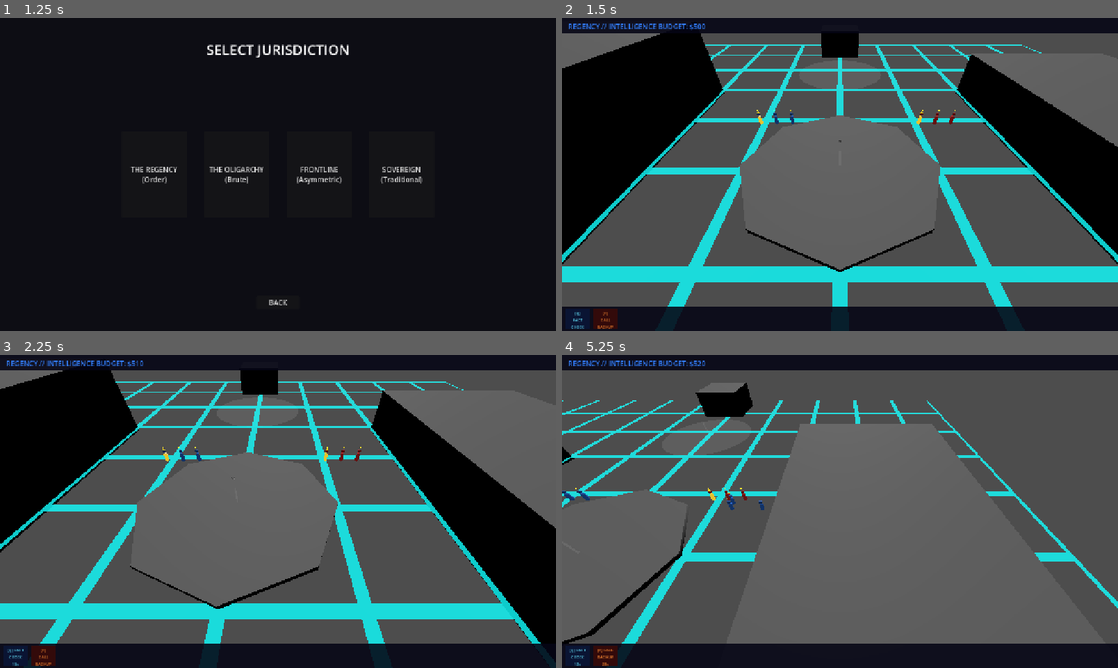
Above: before the commit, frames 1-4 (two rows, left to right).
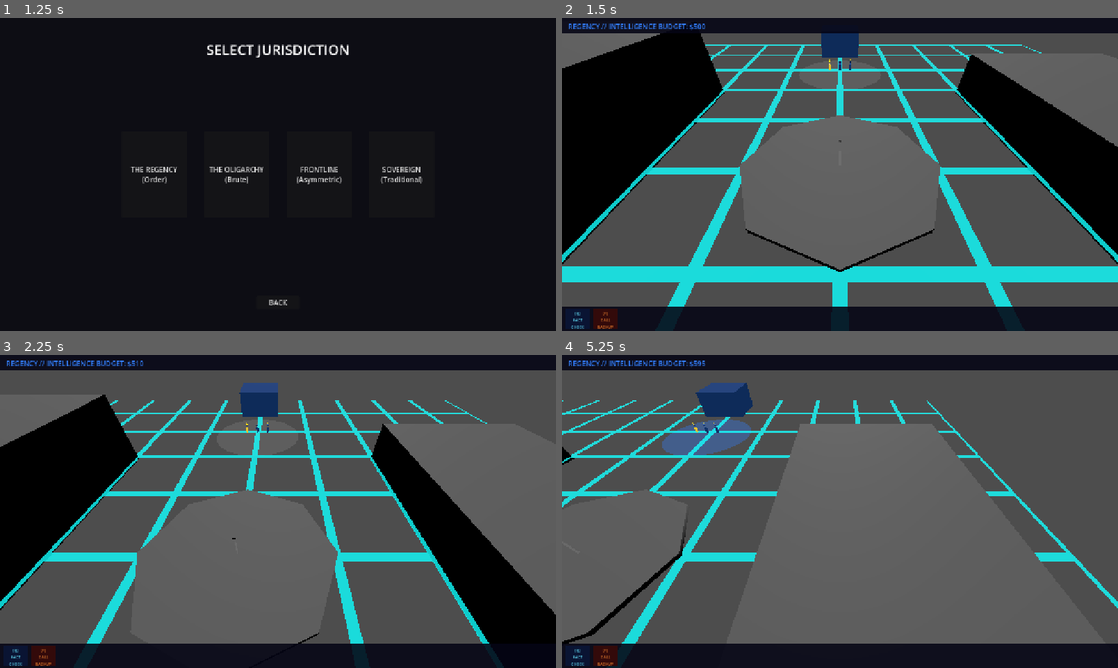
Above: after the commit, the same moments.

Repository: grantl12/rts
Game: Godot game, scene res://scenes/ui/main_menu.tscn
Same seed, same stepped clock (60 frames per second), same inputs: the game is played once before the commit and once after it.
Inputs (mouse positions are in pixels of both pictures, inside the frame that each line leads up to):
- Up to frame 1 (1.25 s): click "INITIATE NEW AUDIT" at 0.5 s
- Up to frame 2 (1.5 s): click "THE REGENCY (Order)" at 1.25 s
- Up to frame 3 (2.25 s): tap Enter at 2 s; move the mouse to (400, 495) at 2.02 s; hold Right (ui_right) from 2.03 s (still down); tap Q at 2.1 s; click (400, 495) at 2.17 s
- Up to frame 4 (5.25 s): move the mouse to (728, 527) at 2.77 s; release Right (ui_right) at 2.78 s; hold Down (ui_down) 2.78-3.53 s; tap E at 2.85, 4.35 s; click (728, 527) at 2.92 s; move the mouse to (895, 442) at 3.52 s; hold Right (ui_right) 3.53-4.28 s; tap Q at 3.6, 5.1 s; click (895, 442) at 3.67 s; move the mouse to (812, 574) at 4.27 s; hold Up (ui_up) 4.28-5.03 s; click (812, 574) at 4.42 s; move the mouse to (1006, 558) at 5.02 s; hold Left (ui_left) from 5.03 s (still down); click (1006, 558) at 5.17 s

Frame 1 is identical in both runs. In frame 2, 0.7% of the frame differs, in the area x 35-71%, y 4-34%; in frame 3, 32%, in the area x 0-100%, y 4-100%; in frame 4, 2.4%.
Error after the commit: Parse Error: Cannot infer the type of "dest" variable because the value doesn't have a set type. (res://scripts/input_controller.gd:57)

Commit message:
Add faction persistence, AI opponent, pathfinding, win/loss, and building production
- GameSession autoload stores player/enemy faction across scenes; faction
  selection now actually determines which units and colors appear in-game
- SkirmishManager uses GameSession to spawn correct factions; includes a basic
  enemy AI that produces units every 15s and orders them toward uncaptured
  audit points every 6s
- Runtime NavigationMesh bake in MapBase; unit.gd uses NavigationAgent3D with
  straight-line fallback before the mesh is ready
- Building destruction emits building_destroyed signal; SkirmishManager detects
  HQ loss and calls hud.show_game_over() which pauses the tree and shows a
  win/loss overlay with a return-to-menu button
- Buildings get faction-colored CSG visuals and a floating name label on spawn
- Clicking a friendly HQ shows a building panel in the HUD with a PRODUCE UNIT
  button that spends funds and queues a 5-second spawn timer
- input_controller.gd detects Building clicks in addition to Unit clicks

https://claude.ai/code/session_01PSYWPZzy7WSivsxQNqX1zU

Diff:
--- a/client/project.godot
+++ b/client/project.godot
@@ -21,6 +21,7 @@
 
 [autoload]
 
+GameSession="*res://scripts/managers/game_session.gd"
 SupabaseManager="*res://scripts/managers/supabase_manager.gd"
 ResourceManager="*res://scripts/managers/resource_manager.gd"
 AbilityManager="*res://scripts/managers/ability_manager.gd"
--- a/client/scripts/buildings/building.gd
+++ b/client/scripts/buildings/building.gd
@@ -2,37 +2,85 @@
 class_name Building
 
 ## THE DEEP STATE: Base Building
-## Handles health, unit production, and grid influence.
+## Handles health, production, grid influence, and destruction signalling.
+
+signal building_destroyed(building_name: String, faction: String)
 
 @export var building_name: String = "Structure"
 @export var faction: String = "Neutral"
 @export var cost: int = 100
 @export var max_health: float = 500.0
-@export var production_queue: Array[UnitResource] = []
+@export var producible_unit_path: String = ""
+
+const UNIT_PRODUCTION_COST := 50
 
 var current_health: float
 var is_constructed: bool = false
+var _is_producing: bool = false
 
 func _ready():
 	current_health = max_health
+	_apply_faction_visuals()
 	if is_constructed:
 		apply_grid_influence()
 
+func _apply_faction_visuals():
+	var col := _faction_color()
+	var csg = get_node_or_null("MeshInstance3D")
+	if csg is CSGBox3D:
+		var mat := StandardMaterial3D.new()
+		mat.albedo_color = col.darkened(0.45)
+		mat.emission_enabled = true
+		mat.emission = col * 0.35
+		csg.material = mat
+
+	var lbl := Label3D.new()
+	lbl.text = building_name.to_upper()
+	lbl.font_size = 9
+	lbl.outline_size = 3
+	lbl.billboard = BaseMaterial3D.BILLBOARD_ENABLED
+	lbl.modulate = col
+	lbl.position = Vector3(0, 6.8, 0)
+	add_child(lbl)
+
+func _faction_color() -> Color:
+	match faction:
+		"Regency":   return Color(0.2, 0.5, 1.0)
+		"Oligarchy": return Color(1.0, 0.2, 0.2)
+		"Frontline": return Color(0.3, 1.0, 0.35)
+		"Sovereign": return Color(0.8, 0.3, 1.0)
+	return Color(0.6, 0.6, 0.6)
+
+func get_producible_unit() -> UnitResource:
+	if producible_unit_path.is_empty():
+		return null
+	return load(producible_unit_path) as UnitResource
+
+func request_produce() -> bool:
+	if _is_producing:
+		return false
+	var unit_data := get_producible_unit()
+	if not unit_data:
+		return false
+	if not ResourceManager.spend_funds(faction, UNIT_PRODUCTION_COST):
+		return false
+	produce_unit(unit_data)
+	return true
+
 func produce_unit(unit_data: UnitResource):
-	print(building_name, " is auditing a new ", unit_data.unit_name)
-	# Production timer logic would go here
+	_is_producing = true
+	print(building_name, " is producing: ", unit_data.unit_name)
 	await get_tree().create_timer(5.0).timeout
 	spawn_unit(unit_data)
+	_is_producing = false
 
 func spawn_unit(unit_data: UnitResource):
-	var unit_scene = load("res://scenes/units/unit_base.tscn")
-	var unit_instance = unit_scene.instantiate()
-	unit_instance.data = unit_data
-	get_parent().add_child(unit_instance)
-	unit_instance.global_position = global_position + Vector3(0, 0, 5)
+	var unit: Unit = (load("res://scenes/units/unit_base.tscn") as PackedScene).instantiate()
+	unit.data = unit_data
+	get_tree().current_scene.add_child(unit)
+	unit.global_position = global_position + Vector3(randf_range(-3.0, 3.0), 0.0, 5.0)
 
 func apply_grid_influence():
-	# Buildings shift the neon grid color around them
 	pass
 
 func take_damage(amount: float):
@@ -42,4 +90,5 @@
 
 func explode():
 	print(building_name, " has been DE-ZONED.")
+	building_destroyed.emit(building_name, faction)
 	queue_free()
--- a/client/scripts/input_controller.gd
+++ b/client/scripts/input_controller.gd
@@ -1,8 +1,8 @@
 extends Node3D
 
 ## THE DEEP STATE: Player Input Controller
-## Left-click to select, shift+left to add, right-click to move/attack.
-## Q = Fact Check (AOE de-suppress), E = Call Backup (spawn reinforcements).
+## Left-click to select units/buildings, right-click to move/attack.
+## Q = Fact Check, E = Call Backup.
 
 var selected_units: Array[Unit] = []
 var _camera: Camera3D
@@ -25,36 +25,45 @@
 			KEY_E: _cast_ability(false)
 
 func _handle_select(mouse_pos: Vector2, additive: bool):
-	var hit = _raycast(mouse_pos)
+	var hit := _raycast(mouse_pos)
 	if not additive:
 		_deselect_all()
-	if hit and hit.collider is Unit:
+	if not hit:
+		_get_hud().deselect_building()
+		_notify_hud()
+		return
+	if hit.collider is Unit:
+		_get_hud().deselect_building()
 		_select_unit(hit.collider)
+	elif hit.collider is Building:
+		_deselect_all()
+		_get_hud().select_building(hit.collider as Building)
+		return
 	_notify_hud()
 
 func _handle_order(mouse_pos: Vector2):
 	selected_units = selected_units.filter(func(u): return is_instance_valid(u))
 	if selected_units.is_empty():
 		return
-	var hit = _raycast(mouse_pos)
+	var hit := _raycast(mouse_pos)
 	if not hit:
 		return
 	if hit.collider is Unit:
-		var target = hit.collider as Unit
+		var target := hit.collider as Unit
 		if target.data.faction != selected_units[0].data.faction:
 			for unit in selected_units:
 				unit.target_unit = target
 	else:
-		var dest = hit.position
+		var dest := hit.position
 		for i in selected_units.size():
 			var col: int = i % 3
 			var row: int = i / 3
-			var offset = Vector3((col - 1) * 2.0, 0, row * 2.0)
+			var offset := Vector3((col - 1) * 2.0, 0, row * 2.0)
 			selected_units[i].target_unit = null
 			selected_units[i].target_position = dest + offset
 
 func _cast_ability(is_q: bool):
-	var hud = get_tree().get_first_node_in_group("hud")
+	var hud := _get_hud()
 	if not hud:
 		return
 	var world_pos := _get_screen_center_world()
@@ -66,8 +75,8 @@
 		hud.try_e(world_pos)
 
 func _get_screen_center_world() -> Vector3:
-	var center = get_viewport().get_visible_rect().size / 2.0
-	var hit = _raycast(center)
+	var center := get_viewport().get_visible_rect().size / 2.0
+	var hit := _raycast(center)
 	return hit.position if hit else Vector3.ZERO
 
 func _select_unit(unit: Unit):
@@ -82,13 +91,14 @@
 	selected_units.clear()
 
 func _notify_hud():
-	var hud = get_tree().get_first_node_in_group("hud")
-	if hud:
-		hud.update_selection(selected_units)
+	_get_hud().update_selection(selected_units)
+
+func _get_hud() -> Node:
+	return get_tree().get_first_node_in_group("hud")
 
 func _raycast(mouse_pos: Vector2) -> Dictionary:
-	var from = _camera.project_ray_origin(mouse_pos)
-	var to = from + _camera.project_ray_normal(mouse_pos) * 1000.0
-	var query = PhysicsRayQueryParameters3D.create(from, to)
+	var from := _camera.project_ray_origin(mouse_pos)
+	var to := from + _camera.project_ray_normal(mouse_pos) * 1000.0
+	var query := PhysicsRayQueryParameters3D.create(from, to)
 	query.collide_with_areas = false
 	return get_world_3d().direct_space_state.intersect_ray(query)
--- /dev/null
+++ b/client/scripts/managers/game_session.gd
@@ -0,0 +1,28 @@
+extends Node
+
+## THE DEEP STATE: Game Session
+## Persists player faction choice and per-faction defaults across scenes.
+
+var player_faction: String = "Regency"
+var enemy_faction: String = "Oligarchy"
+
+const _RIVALS := {
+	"Regency": "Oligarchy",
+	"Oligarchy": "Regency",
+	"Frontline": "Sovereign",
+	"Sovereign": "Frontline"
+}
+
+const _DEFAULT_UNITS := {
+	"Regency": "res://resources/units/park_ranger.tres",
+	"Oligarchy": "res://resources/units/conscript.tres",
+	"Frontline": "res://resources/units/digital_nomad.tres",
+	"Sovereign": "res://resources/units/the_proxy.tres"
+}
+
+func set_player_faction(faction: String) -> void:
+	player_faction = faction
+	enemy_faction = _RIVALS.get(faction, "Oligarchy")
+
+func default_unit_path(faction: String) -> String:
+	return _DEFAULT_UNITS.get(faction, "res://resources/units/conscript.tres")
--- a/client/scripts/managers/skirmish_manager.gd
+++ b/client/scripts/managers/skirmish_manager.gd
@@ -1,42 +1,121 @@
 extends Node
 
-## THE DEEP STATE: Skirmish Spawner
-## Initializes the map with starting bases and units.
+## THE DEEP STATE: Skirmish Manager
+## Spawns starting forces, wires win detection, and runs the enemy AI tick.
 
-@export var player_faction: String = "Regency"
-@export var enemy_faction: String = "Oligarchy"
+const UNIT_PRODUCTION_COST := 50
+const AI_PRODUCE_INTERVAL := 15.0
+const AI_ORDER_INTERVAL  := 6.0
+
+var player_hq: Building = null
+var enemy_hq: Building  = null
+
+var _ai_produce_timer: float = AI_PRODUCE_INTERVAL
+var _ai_order_timer: float   = AI_ORDER_INTERVAL
 
 func _ready():
 	setup_skirmish()
 
 func setup_skirmish():
-	# Spawn Regency Base (North)
-	spawn_base(Vector3(0, 1, -40), "Regency")
+	var player := GameSession.player_faction
+	var enemy  := GameSession.enemy_faction
 
-	# Spawn Oligarchy Base (South)
-	spawn_base(Vector3(0, 1, 40), "Oligarchy")
+	player_hq = _spawn_base(Vector3(0, 1, -40), player)
+	enemy_hq  = _spawn_base(Vector3(0, 1,  40), enemy)
 
-	# Initial Squads
-	spawn_initial_squad(Vector3(-10, 1, -8), "Regency", "res://resources/units/park_ranger.tres")
-	spawn_initial_squad(Vector3(10, 1, -8), "Oligarchy", "res://resources/units/conscript.tres")
+	_spawn_squad(Vector3(0, 1, -28), player, GameSession.default_unit_path(player))
+	_spawn_squad(Vector3(0, 1,  28), enemy,  GameSession.default_unit_path(enemy))
 
-func spawn_base(pos: Vector3, faction: String):
-	var base_scene = load("res://scenes/buildings/building_base.tscn")
-	var base = base_scene.instantiate()
+	call_deferred("_connect_audit_points")
+
+func _connect_audit_points():
+	var map = get_parent()
+	for node in get_tree().current_scene.get_children():
+		if node is AuditPoint:
+			if not node.captured.is_connected(map.on_point_captured):
+				node.captured.connect(map.on_point_captured)
+
+# ── Spawning ─────────────────────────────────────────────────────────────────
+
+func _spawn_base(pos: Vector3, faction: String) -> Building:
+	var base: Building = (load("res://scenes/buildings/building_base.tscn") as PackedScene).instantiate()
 	base.building_name = faction + " HQ"
 	base.faction = faction
 	base.is_constructed = true
+	base.producible_unit_path = GameSession.default_unit_path(faction)
 	base.position = pos
+	base.building_destroyed.connect(_on_building_destroyed)
 	get_tree().current_scene.add_child.call_deferred(base)
+	return base
 
-func spawn_initial_squad(pos: Vector3, _faction: String, res_path: String):
-	var unit_res = load(res_path)
+func _spawn_squad(pos: Vector3, faction: String, res_path: String):
+	var unit_res: UnitResource = load(res_path)
 	for i in range(3):
-		var unit_scene = load("res://scenes/units/unit_base.tscn")
-		var unit = unit_scene.instantiate()
+		var unit: Unit = (load("res://scenes/units/unit_base.tscn") as PackedScene).instantiate()
 		unit.data = unit_res
-		# Set the first unit as the Soul Leader
-		if i == 0: unit.is_soul_leader = true
+		if i == 0:
+			unit.is_soul_leader = true
+		unit.position = pos + Vector3((i - 1) * 2.0, 0, 0)
+		get_tree().current_scene.add_child.call_deferred(unit)
 
-		unit.position = pos + Vector3(i * 2, 0, 0)
-		get_tree().current_scene.add_child.call_deferred(unit)
+# ── Win / Loss ────────────────────────────────────────────────────────────────
+
+func _on_building_destroyed(bname: String, faction: String):
+	var hud = get_tree().get_first_node_in_group("hud")
+	if not hud:
+		return
+	if faction == GameSession.player_faction:
+		hud.show_game_over(false)
+	else:
+		hud.show_game_over(true)
+
+# ── AI Tick ───────────────────────────────────────────────────────────────────
+
+func _process(delta: float):
+	_ai_produce_timer -= delta
+	_ai_order_timer   -= delta
+
+	if _ai_produce_timer <= 0.0:
+		_ai_produce_timer = AI_PRODUCE_INTERVAL
+		_ai_produce()
+
+	if _ai_order_timer <= 0.0:
+		_ai_order_timer = AI_ORDER_INTERVAL
+		_ai_issue_orders()
+
+func _ai_produce():
+	if not is_instance_valid(enemy_hq):
+		return
+	var enemy := GameSession.enemy_faction
+	if not ResourceManager.spend_funds(enemy, UNIT_PRODUCTION_COST):
+		return
+	var unit_res: UnitResource = load(GameSession.default_unit_path(enemy))
+	if unit_res:
+		enemy_hq.spawn_unit(unit_res)
+
+func _ai_issue_orders():
+	var enemy := GameSession.enemy_faction
+	var enemy_units: Array = get_tree().get_nodes_in_group("units").filter(
+		func(u): return is_instance_valid(u) and u is Unit \
+			and u.data.faction == enemy and u.target_unit == null
+	)
+	if enemy_units.is_empty():
+		return
+
+	# Target the highest-priority uncaptured or player-held point
+	var points: Array = get_tree().get_nodes_in_group("audit_points")
+	if points.is_empty():
+		return
+
+	var target_point: AuditPoint = null
+	for pt in points:
+		if pt is AuditPoint and pt.controlling_faction != enemy:
+			target_point = pt
+			break
+	if not target_point:
+		target_point = points[0] as AuditPoint
+
+	var base_pos := target_point.global_position
+	for unit in enemy_units:
+		var offset := Vector3(randf_range(-4.0, 4.0), 0.0, randf_range(-4.0, 4.0))
+		unit.target_position = base_pos + offset
--- a/client/scripts/maps/audit_point.gd
+++ b/client/scripts/maps/audit_point.gd
@@ -18,6 +18,7 @@
 var _progress_label: Label3D
 
 func _ready():
+	add_to_group("audit_points")
 	_build_visuals()
 	body_entered.connect(_on_body_entered)
 	body_exited.connect(_on_body_exited)
--- a/client/scripts/maps/map_base.gd
+++ b/client/scripts/maps/map_base.gd
@@ -1,7 +1,7 @@
 extends Node3D
 
 ## THE DEEP STATE: Map Base Class
-## Handles the "Neon Grid" world-state and "Audit" mechanics.
+## Handles world state, "Audit" mechanics, and navigation mesh setup.
 
 @export var map_name: String = "The Quad of Compliance"
 @export var faction_control: Dictionary = {
@@ -13,24 +13,32 @@
 func _ready():
 	print("Loading Map: " + map_name)
 	setup_neon_grid()
+	call_deferred("_setup_navmesh")
 
 func setup_neon_grid():
-	# In a real scene, this would update the shader uniforms
-	# for all surfaces using neon_grid.gdshader
 	pass
 
+func _setup_navmesh() -> void:
+	var nav_region := NavigationRegion3D.new()
+	var nav_mesh := NavigationMesh.new()
+	nav_mesh.geometry_parsed_geometry_type = NavigationMesh.PARSED_GEOMETRY_MESH_INSTANCES
+	nav_mesh.agent_height = 2.0
+	nav_mesh.agent_radius = 0.5
+	nav_mesh.cell_size = 0.3
+	nav_mesh.region_min_size = 2.0
+	nav_region.navigation_mesh = nav_mesh
+	add_child(nav_region)
+	await get_tree().process_frame
+	nav_region.bake_navigation_mesh(false)
+	print("Navigation mesh baked for: " + map_name)
+
 func on_point_captured(point_name: String, faction: String):
-	print("Point " + point_name + " has been AUDITED by " + faction)
-	# Shift global control percentages
-	if faction == "Regency":
-		faction_control["Regency"] += 10.0
-		faction_control["Neutral"] -= 10.0
-	elif faction == "Oligarchy":
-		faction_control["Oligarchy"] += 10.0
-		faction_control["Neutral"] -= 10.0
-
+	print("Point " + point_name + " AUDITED by " + faction)
+	if faction in faction_control:
+		faction_control[faction] = minf(faction_control[faction] + 10.0, 100.0)
+	if "Neutral" in faction_control:
+		faction_control["Neutral"] = maxf(faction_control["Neutral"] - 10.0, 0.0)
 	update_grid_visuals()
 
 func update_grid_visuals():
-	# This would update the Shader uniforms
 	pass
--- a/client/scripts/ui/faction_selection.gd
+++ b/client/scripts/ui/faction_selection.gd
@@ -4,8 +4,7 @@
 ## Choose your jurisdiction and starting narrative.
 
 func _on_faction_selected(faction_name: String):
-	print("JURISDICTION ACCEPTED: ", faction_name)
-	# Store selection in a global singleton or pass to map
+	GameSession.set_player_faction(faction_name)
 	get_tree().change_scene_to_file("res://scenes/maps/the_quad.tscn")
 
 func _on_back_pressed():
--- a/client/scripts/ui/game_hud.gd
+++ b/client/scripts/ui/game_hud.gd
@@ -5,49 +5,60 @@
 const Q_COOLDOWN_MAX := 15.0
 const E_COOLDOWN_MAX := 30.0
 
-var player_faction: String = "Regency"
 var _q_cooldown: float = 0.0
 var _e_cooldown: float = 0.0
 var _selected_units: Array = []
+var _selected_building: Building = null
 
 var _funds_label: Label
 var _q_label: Label
 var _e_label: Label
 var _selection_panel: Control
 var _selection_label: Label
+var _building_panel: Control
+var _building_label: Label
+var _produce_btn: Button
+var _game_over_panel: Control
 
 func _ready():
 	add_to_group("hud")
+	process_mode = PROCESS_MODE_ALWAYS
 	_build_ui()
 	ResourceManager.resources_changed.connect(_on_resources_changed)
+	_sync_faction_label()
+
+func _sync_faction_label():
+	var faction := GameSession.player_faction
+	var funds := ResourceManager.faction_funds.get(faction, 0)
+	_funds_label.text = faction.to_upper() + " // INTELLIGENCE BUDGET: $" + str(funds)
+	_funds_label.add_theme_color_override("font_color", _faction_color(faction))
 
 func _build_ui():
-	var top = _panel(true)
+	var top := _panel(true)
 	add_child(top)
 	_funds_label = Label.new()
 	_funds_label.position = Vector2(14, 8)
-	_funds_label.add_theme_color_override("font_color", Color(0.2, 0.5, 1.0))
-	_funds_label.text = "REGENCY // INTELLIGENCE BUDGET: $500"
 	top.add_child(_funds_label)
 
-	var bot = _panel(false)
+	var bot := _panel(false)
 	add_child(bot)
 
-	var q_slot = _ability_slot(bot, Vector2(8, 6), Color(0.04, 0.08, 0.2))
+	var q_slot := _ability_slot(bot, Vector2(8, 6), Color(0.04, 0.08, 0.2))
 	_q_label = q_slot.get_child(0) as Label
 	_q_label.text = "[Q]\nFACT\nCHECK"
 	_q_label.add_theme_color_override("font_color", Color(0.4, 0.9, 1.0))
 
-	var e_slot = _ability_slot(bot, Vector2(72, 6), Color(0.2, 0.04, 0.04))
+	var e_slot := _ability_slot(bot, Vector2(72, 6), Color(0.2, 0.04, 0.04))
 	_e_label = e_slot.get_child(0) as Label
 	_e_label.text = "[E]\nCALL\nBACKUP"
 	_e_label.add_theme_color_override("font_color", Color(1.0, 0.55, 0.2))
 
+	# Unit selection panel (bottom-left)
 	_selection_panel = ColorRect.new()
 	(_selection_panel as ColorRect).color = Color(0.02, 0.02, 0.08, 0.88)
-	_selection_panel.set_anchors_preset(Control.PRESET_TOP_LEFT)
-	_selection_panel.position = Vector2(8, 44)
-	_selection_panel.custom_minimum_size = Vector2(210, 0)
+	_selection_panel.set_anchors_preset(Control.PRESET_BOTTOM_LEFT)
+	_selection_panel.position = Vector2(8, -150)
+	_selection_panel.custom_minimum_size = Vector2(210, 90)
 	_selection_panel.size = Vector2(210, 90)
 	_selection_panel.visible = false
 	add_child(_selection_panel)
@@ -58,8 +69,59 @@
 	_selection_label.add_theme_color_override("font_color", Color(0.85, 0.85, 0.85))
 	_selection_panel.add_child(_selection_label)
 
+	# Building selection panel (bottom-right)
+	_building_panel = ColorRect.new()
+	(_building_panel as ColorRect).color = Color(0.02, 0.04, 0.02, 0.9)
+	_building_panel.set_anchors_preset(Control.PRESET_BOTTOM_RIGHT)
+	_building_panel.position = Vector2(-230, -160)
+	_building_panel.custom_minimum_size = Vector2(220, 100)
+	_building_panel.size = Vector2(220, 100)
+	_building_panel.visible = false
+	add_child(_building_panel)
+
+	_building_label = Label.new()
+	_building_label.position = Vector2(10, 8)
+	_building_label.size = Vector2(200, 52)
+	_building_label.add_theme_color_override("font_color", Color(0.8, 0.9, 0.8))
+	_building_panel.add_child(_building_label)
+
+	_produce_btn = Button.new()
+	_produce_btn.text = "[ PRODUCE UNIT — $50 ]"
+	_produce_btn.position = Vector2(10, 66)
+	_produce_btn.size = Vector2(200, 26)
+	_produce_btn.pressed.connect(_on_produce_pressed)
+	_building_panel.add_child(_produce_btn)
+
+	# Game-over overlay (full screen, always on top)
+	_game_over_panel = ColorRect.new()
+	(_game_over_panel as ColorRect).color = Color(0.0, 0.0, 0.0, 0.88)
+	_game_over_panel.set_anchors_preset(Control.PRESET_FULL_RECT)
+	_game_over_panel.visible = false
+	add_child(_game_over_panel)
+
+	var result_lbl := Label.new()
+	result_lbl.name = "ResultLabel"
+	result_lbl.set_anchors_preset(Control.PRESET_CENTER)
+	result_lbl.horizontal_alignment = HORIZONTAL_ALIGNMENT_CENTER
+	result_lbl.vertical_alignment = VERTICAL_ALIGNMENT_CENTER
+	result_lbl.position = Vector2(-200, -60)
+	result_lbl.size = Vector2(400, 80)
+	result_lbl.add_theme_font_size_override("font_size", 22)
+	_game_over_panel.add_child(result_lbl)
+
+	var back_btn := Button.new()
+	back_btn.text = "RETURN TO MENU"
+	back_btn.set_anchors_preset(Control.PRESET_CENTER)
+	back_btn.position = Vector2(-90, 40)
+	back_btn.size = Vector2(180, 36)
+	back_btn.pressed.connect(func():
+		get_tree().paused = false
+		get_tree().change_scene_to_file("res://scenes/ui/main_menu.tscn")
+	)
+	_game_over_panel.add_child(back_btn)
+
 func _panel(top: bool) -> ColorRect:
-	var r = ColorRect.new()
+	var r := ColorRect.new()
 	r.color = Color(0.02, 0.02, 0.08, 0.88)
 	if top:
 		r.set_anchors_preset(Control.PRESET_TOP_WIDE)
@@ -71,12 +133,12 @@
 	return r
 
 func _ability_slot(parent: Control, pos: Vector2, bg: Color) -> ColorRect:
-	var slot = ColorRect.new()
+	var slot := ColorRect.new()
 	slot.color = bg
 	slot.position = pos
 	slot.size = Vector2(56, 44)
 	parent.add_child(slot)
-	var lbl = Label.new()
+	var lbl := Label.new()
 	lbl.position = Vector2(0, 2)
 	lbl.size = Vector2(56, 40)
 	lbl.horizontal_alignment = HORIZONTAL_ALIGNMENT_CENTER
@@ -84,7 +146,15 @@
 	slot.add_child(lbl)
 	return slot
 
-func _process(delta):
+func _faction_color(faction: String) -> Color:
+	match faction:
+		"Regency":   return Color(0.2, 0.5, 1.0)
+		"Oligarchy": return Color(1.0, 0.2, 0.2)
+		"Frontline": return Color(0.3, 1.0, 0.35)
+		"Sovereign": return Color(0.8, 0.3, 1.0)
+	return Color(0.7, 0.7, 0.7)
+
+func _process(delta: float):
 	if _q_cooldown > 0:
 		_q_cooldown -= delta
 		_q_label.text = "[Q] FACT\nCHECK\n%.0fs" % _q_cooldown
@@ -99,13 +169,46 @@
 		_refresh_selection()
 
 func _on_resources_changed(faction: String, amount: int):
-	if faction == player_faction:
+	if faction == GameSession.player_faction:
 		_funds_label.text = faction.to_upper() + " // INTELLIGENCE BUDGET: $" + str(amount)
 
 func update_selection(units: Array):
 	_selected_units = units.filter(func(u): return is_instance_valid(u))
 	_selection_panel.visible = not _selected_units.is_empty()
+	if not _selected_units.is_empty():
+		_selected_building = null
+		_building_panel.visible = false
 	_refresh_selection()
+
+func select_building(building: Building):
+	_selected_building = building
+	_selected_units.clear()
+	_selection_panel.visible = false
+	_building_panel.visible = true
+	_refresh_building_panel()
+
+func deselect_building():
+	_selected_building = null
+	_building_panel.visible = false
+
+func _refresh_building_panel():
+	if not is_instance_valid(_selected_building):
+		_building_panel.visible = false
+		return
+	var b := _selected_building
+	var hp_pct := clampf(b.current_health / b.max_health, 0.0, 1.0)
+	_building_label.text = (
+		"[ " + b.building_name.to_upper() + " ]\n" +
+		"INTEGRITY  " + _bar(hp_pct) + "\n" +
+		("PRODUCING..." if b._is_producing else "STANDBY")
+	)
+	_produce_btn.visible = (b.faction == GameSession.player_faction)
+	_produce_btn.disabled = b._is_producing
+
+func _on_produce_pressed():
+	if is_instance_valid(_selected_building):
+		_selected_building.request_produce()
+		_refresh_building_panel()
 
 func _refresh_selection():
 	_selected_units = _selected_units.filter(func(u): return is_instance_valid(u))
@@ -127,6 +230,17 @@
 	var n := int(round(clampf(pct, 0.0, 1.0) * 8))
 	return "█".repeat(n) + "░".repeat(8 - n)
 
+func show_game_over(won: bool):
+	_game_over_panel.visible = true
+	var lbl := _game_over_panel.get_node("ResultLabel") as Label
+	if won:
+		lbl.text = "MISSION ACCOMPLISHED\n\nObjective secured. The jurisdiction holds."
+		lbl.add_theme_color_override("font_color", Color(0.2, 1.0, 0.45))
+	else:
+		lbl.text = "JURISDICTION LOST\n\nThe opposition prevailed."
+		lbl.add_theme_color_override("font_color", Color(1.0, 0.2, 0.2))
+	get_tree().paused = true
+
 func try_q(world_pos: Vector3) -> bool:
 	if _q_cooldown > 0:
 		return false
@@ -138,5 +252,5 @@
 	if _e_cooldown > 0:
 		return false
 	_e_cooldown = E_COOLDOWN_MAX
-	AbilityManager.spawn_reinforcements(world_pos, player_faction)
+	AbilityManager.spawn_reinforcements(world_pos, GameSession.player_faction)
 	return true
--- a/client/scripts/units/unit.gd
+++ b/client/scripts/units/unit.gd
@@ -8,6 +8,7 @@
 @export var soul_id: String = ""
 
 @onready var _status_label: Label3D = $StatusLabel
+@onready var _nav_agent: NavigationAgent3D = $NavigationAgent3D
 
 var target_position: Vector3
 var target_unit: Unit = null
@@ -175,10 +176,26 @@
 		target_unit.take_damage(data.damage, "Vitality")
 
 func move_to_target(_delta):
-	var dir = Vector3(target_position.x - global_position.x, 0, target_position.z - global_position.z)
-	if dir.length() > 0.1:
+	if global_position.distance_to(target_position) <= 0.5:
+		velocity = Vector3.ZERO
+		return
+
+	_nav_agent.target_position = target_position
+
+	var dir: Vector3
+	if not _nav_agent.is_navigation_finished():
+		var next_pos := _nav_agent.get_next_path_position()
+		dir = next_pos - global_position
+	else:
+		# Fallback: straight-line movement (before navmesh is ready)
+		dir = target_position - global_position
+
+	dir.y = 0.0
+	if dir.length() > 0.05:
 		velocity = dir.normalized() * 5.0
 		move_and_slide()
+	else:
+		velocity = Vector3.ZERO
 
 func take_damage(amount: float, type: String = "Vitality"):
 	var final_amount = amount
